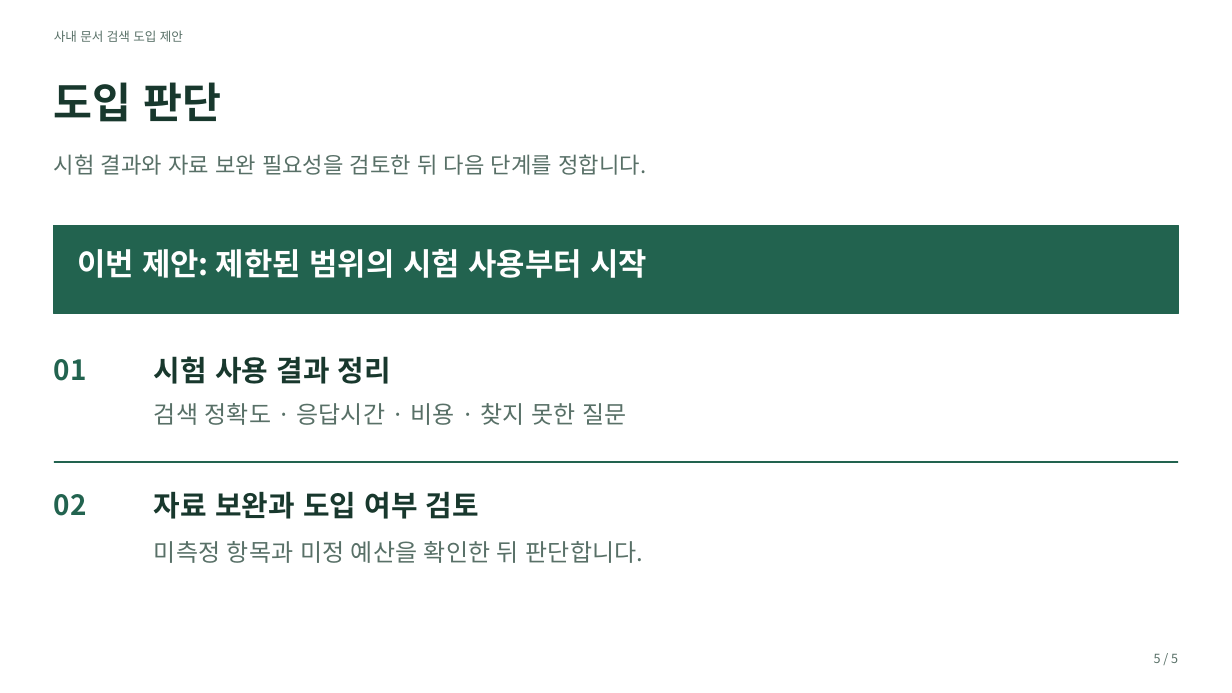
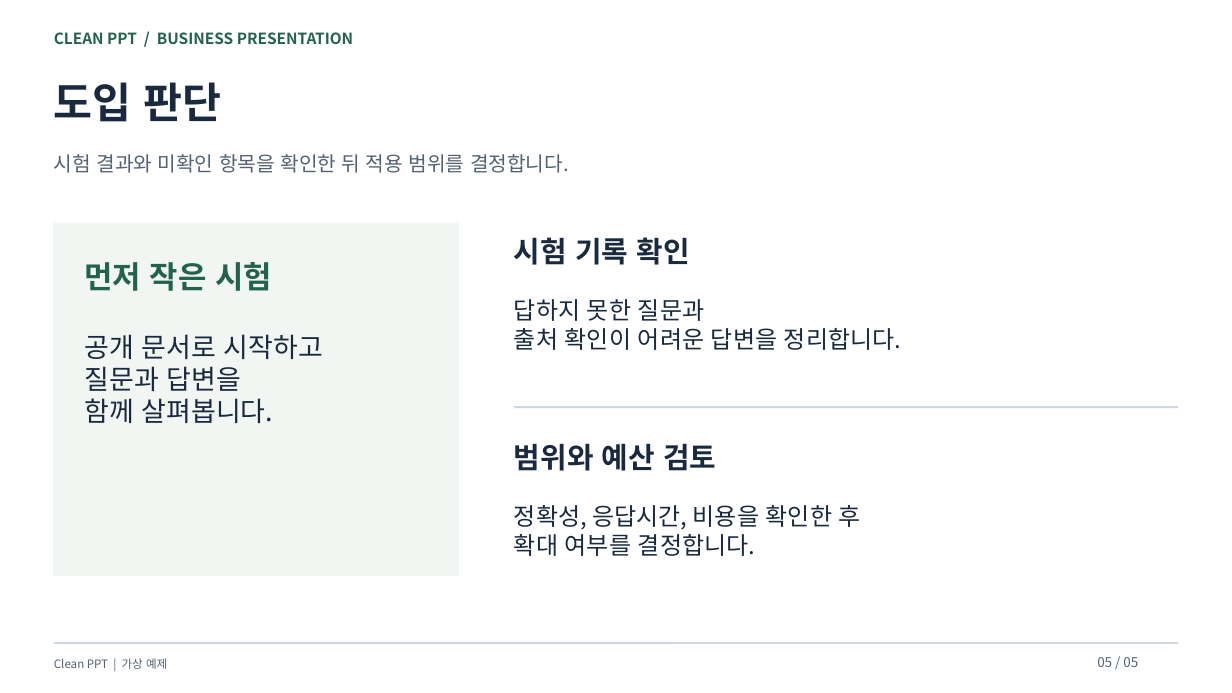
Before and after one commit to kgyujin/clean-ppt-skill, a slide deck: slide 5 of examples/brand-green/deck.pptx. Drawn at 1232x693 pixels with LibreOffice and Linux fonts; fonts in the diff are those of the drawing. Boxes give left, top, right and bottom in pixels: in the first picture for what was removed or moved away, otherwise in the second. Text is boxed around its words. In the diff, an @@ line names an element or a change of style, - is before the commit and + after.

```diff
--- a/examples/brand-green/deck.pptx
+++ b/examples/brand-green/deck.pptx
@@ text at [54,32,353,44]: text changed; size 9.8 to 12 pt; text colour #587067 to #22634F; bold on @@
-사내 문서 검색 도입 제안
+CLEAN PPT / BUSINESS PRESENTATION
@@ text "도입 판단" at [54,82,222,122]: text colour #18382D to #192A40 @@
@@ text at [54,154,569,173]: text changed; size 17.2 to 15.8 pt; text colour #587067 to #526174 @@
-시험 결과와 자료 보완 필요성을 검토한 뒤 다음 단계를 정합니다.
+시험 결과와 미확인 항목을 확인한 뒤 적용 범위를 결정합니다.
@@ rectangle removed at [54,226,1178,314] @@
@@ rectangle added at [54,224,458,576], fill #F1F6F3, outline #F1F6F3 1 pt @@
@@ text added at [514,237,690,265], 22.5 pt, text #192A40, bold @@
+시험 기록 확인
@@ text added at [85,262,272,291], 24 pt, text #22634F, bold @@
+먼저 작은 시험
@@ text at [514,299,901,350]: text changed; size 22.5 to 18.8 pt; text colour #18382D to #192A40; bold off @@
-시험 사용 결과 정리
+답하지 못한 질문과
+출처 확인이 어려운 답변을 정리합니다.
@@ text removed at [54,359,87,381] @@
-01
@@ text at [85,334,323,423]: text changed; size 24 to 21 pt; text colour #FFFFFF to #192A40; bold off @@
-이번 제안: 제한된 범위의 시험 사용부터 시작
+공개 문서로 시작하고
+질문과 답변을
+함께 살펴봅니다.
@@ text removed at [154,403,626,425] @@
-검색 정확도 · 응답시간 · 비용 · 찾지 못한 질문
@@ line added from (514, 408) to (1178, 408), #CDD6E1 1.5 pt @@
@@ text added at [514,443,716,471], 22.5 pt, text #192A40, bold @@
+범위와 예산 검토
@@ line removed from (54, 462) to (1178, 462) @@
@@ text removed at [54,494,87,516] @@
-02
@@ text removed at [154,491,479,519] @@
-자료 보완과 도입 여부 검토
@@ text added at [514,505,861,556], 18.8 pt, text #192A40 @@
+정확성, 응답시간, 비용을 확인한 후
+확대 여부를 결정합니다.
@@ text at [54,658,167,669]: text changed; size 18.8 to 9 pt; text colour #587067 to #526174 @@
-미측정 항목과 미정 예산을 확인한 뒤 판단합니다.
+Clean PPT | 가상 예제
@@ line added from (54, 643) to (1178, 643), #CDD6E1 1.5 pt @@
@@ text added at [1097,657,1138,667], 10.5 pt, text #526174 @@
+05 / 05
@@ text removed at [1154,654,1178,663] @@
-5 / 5
```
Also in this commit, not shown: 1 other slide changed, 3 slides added, 3 slides removed, 52 other files.
